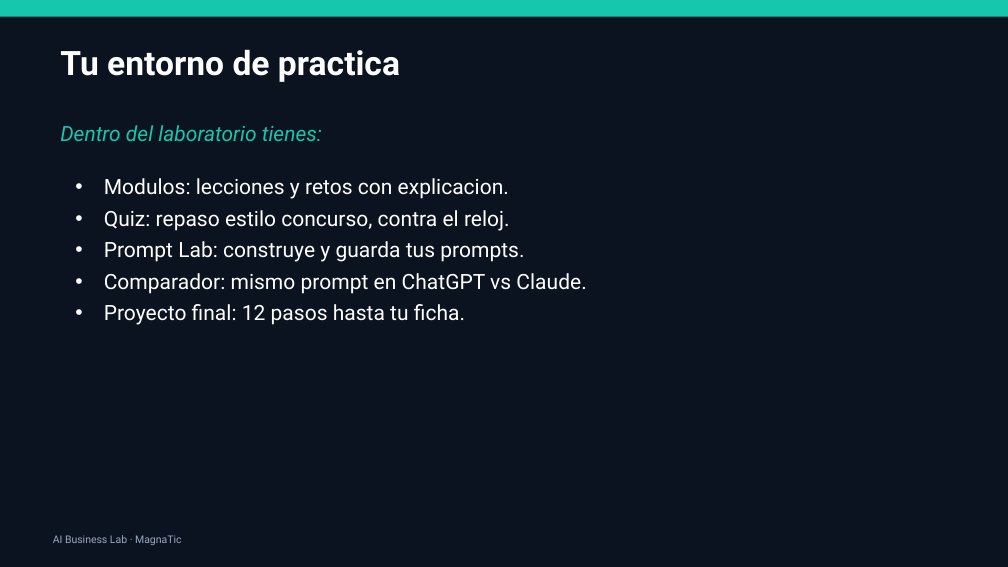
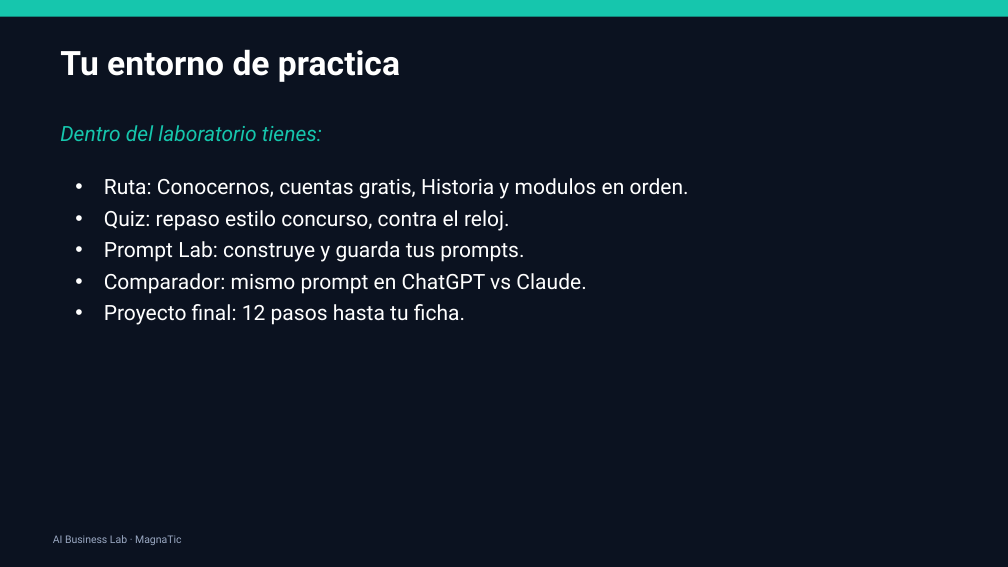
Before and after one commit to xander0408/CURSOS, a slide deck: slide 40 of AI-Business-Lab-Presentacion.pptx (slide 24 before the commit). Drawn at 1008x567 pixels with LibreOffice and Linux fonts; fonts in the diff are those of the drawing. Boxes give left, top, right and bottom in pixels: in the first picture for what was removed or moved away, otherwise in the second. Text is boxed around its words. In the diff, an @@ line names an element or a change of style, - is before the commit and + after.

```diff
--- a/AI-Business-Lab-Presentacion.pptx
+++ b/AI-Business-Lab-Presentacion.pptx
@@ text at box(104, 178, 689, 199): text changed @@
-• Modulos: lecciones y retos con explicacion.
+• Ruta: Conocernos, cuentas gratis, Historia y modulos en orden.
```
Also in this commit, not shown: 9 other slides changed, 19 slides added, 2 slides removed, 58 other files.
